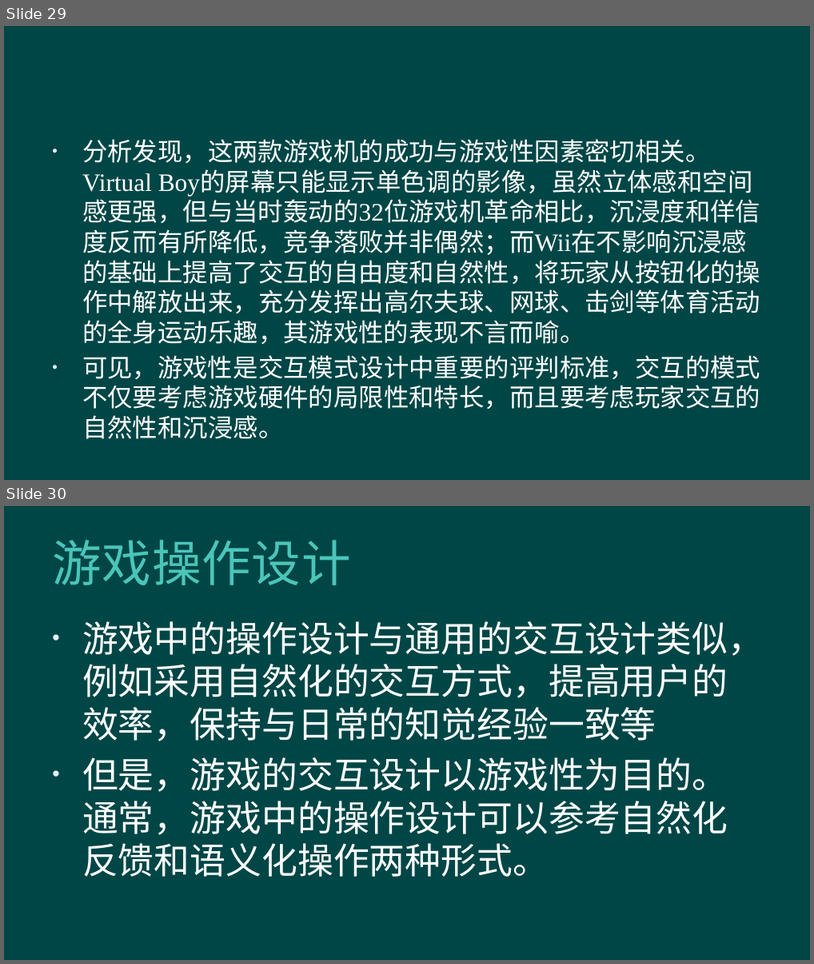
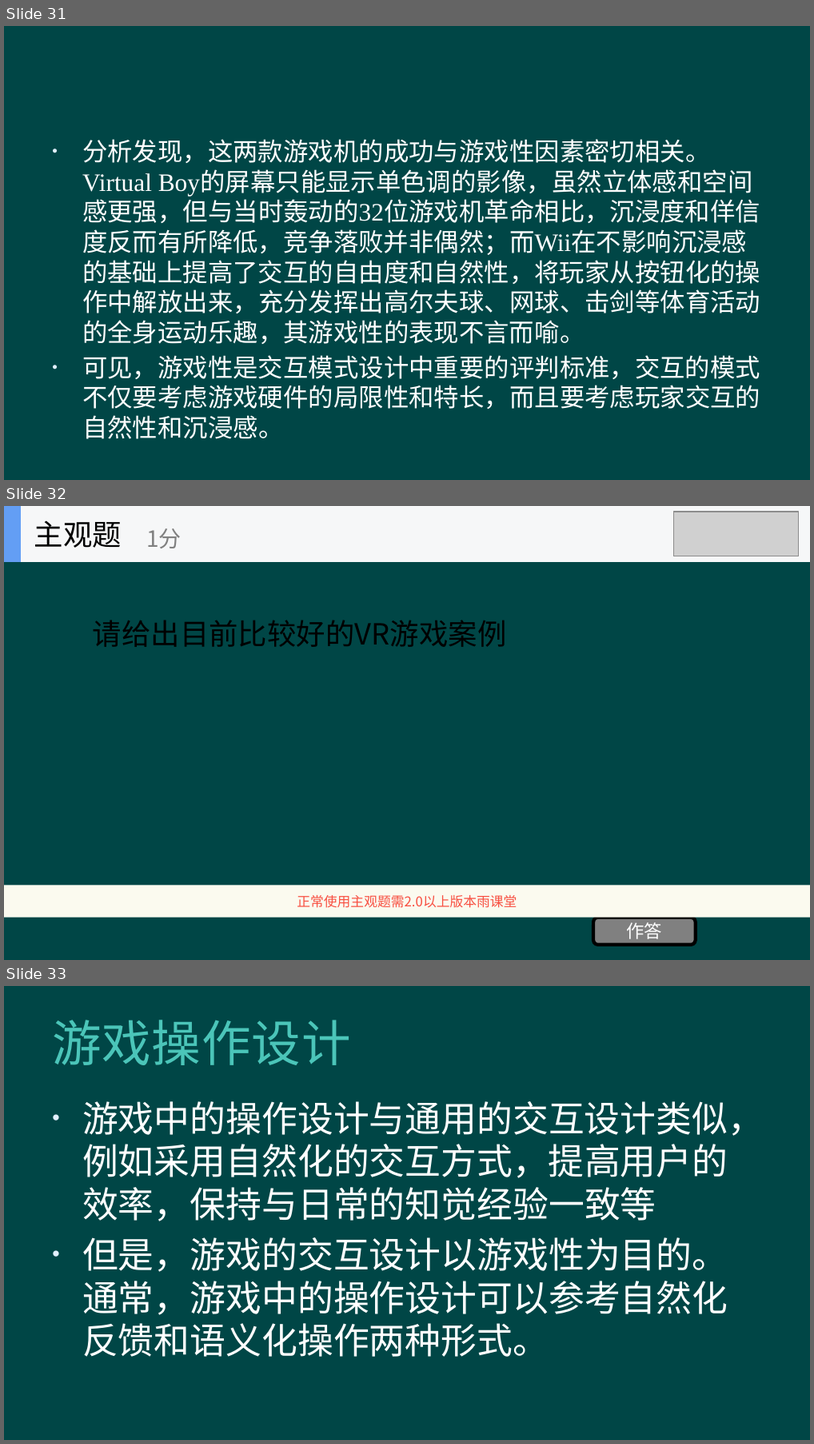
Before and after one commit to hanhonglei/Course_GameEngine, a slide deck: Slides/Principle/6 游戏界面与交互/6 游戏界面与交互.pptx. Shown one above the other, each under a label of ours: slides 29 and 30 before the commit, slides 31, 32 and 33 after it. The pictures are 814x964 and 814x1444 pixels, drawn with LibreOffice and Linux fonts; fonts in the diff are those of the drawing; grey boxes stand for pictures; background and template pictures are left out. Boxes give left, top, right and bottom in pixels: in the first picture for what was removed or moved away, otherwise in the second. Text is boxed around its words. In the diff, an @@ line names an element or a change of style, - is before the commit and + after.

```diff
--- a/Slides/Principle/6 游戏界面与交互/6 游戏界面与交互.pptx
+++ b/Slides/Principle/6 游戏界面与交互/6 游戏界面与交互.pptx
@@ slide 32 added at (x1=4, y1=506, x2=810, y2=960), background #004646 @@
@@ group added at (x1=4, y1=506, x2=810, y2=562): 2 rectangles, 2 texts @@
+主观题
+1分
@@ picture added at (x1=674, y1=512, x2=800, y2=557) @@
@@ text added at (x1=93, y1=620, x2=507, y2=647), 26 pt, text #000000 @@
+请给出目前比较好的VR游戏案例
@@ rectangle added at (x1=4, y1=885, x2=810, y2=917), fill #FBFAEF, 12 pt, text #F84F41 @@
+正常使用主观题需2.0以上版本雨课堂
@@ rounded rectangle added at (x1=594, y1=917, x2=696, y2=944), fill #808080, outline #000000 3 pt, 16 pt, text #FFFFFF @@
+作答
@@ what was slide 29 is now slide 31 @@
@@ what was slide 30 is now slide 33 @@
```
Also in this commit, not shown: 3 slides changed, 3 other slides added, 1 slide removed, 5 other files.
